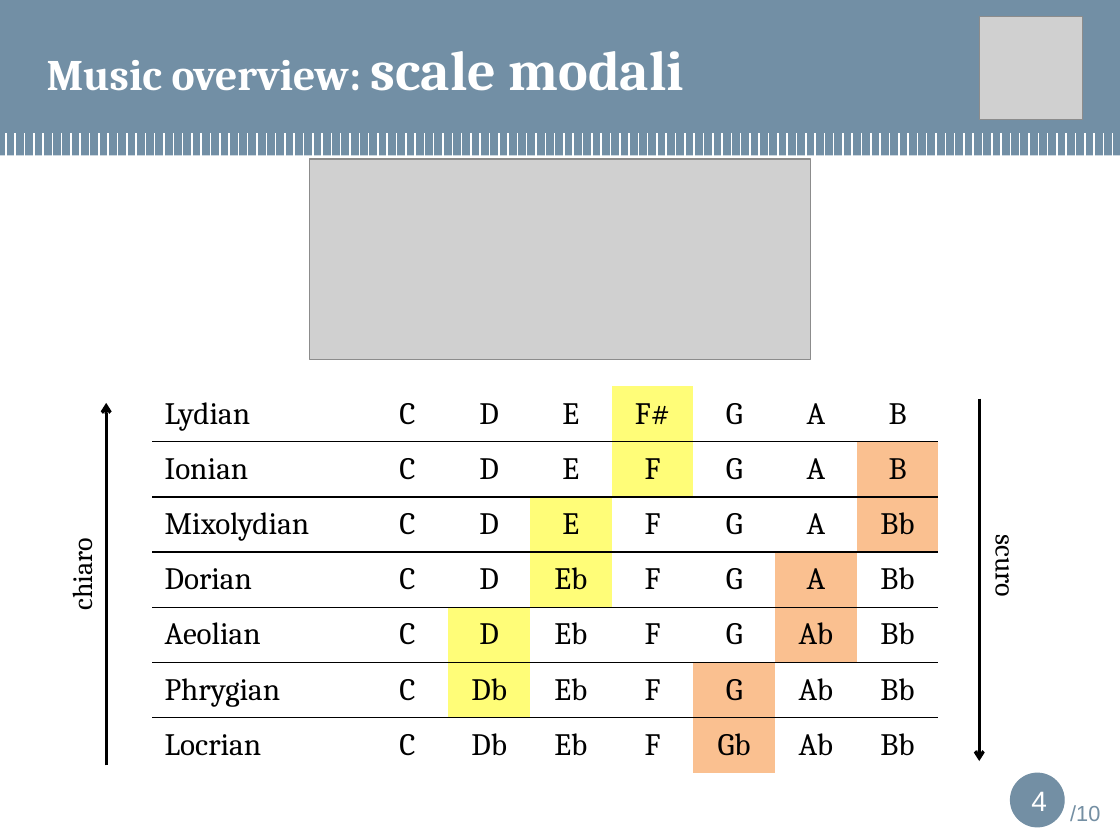
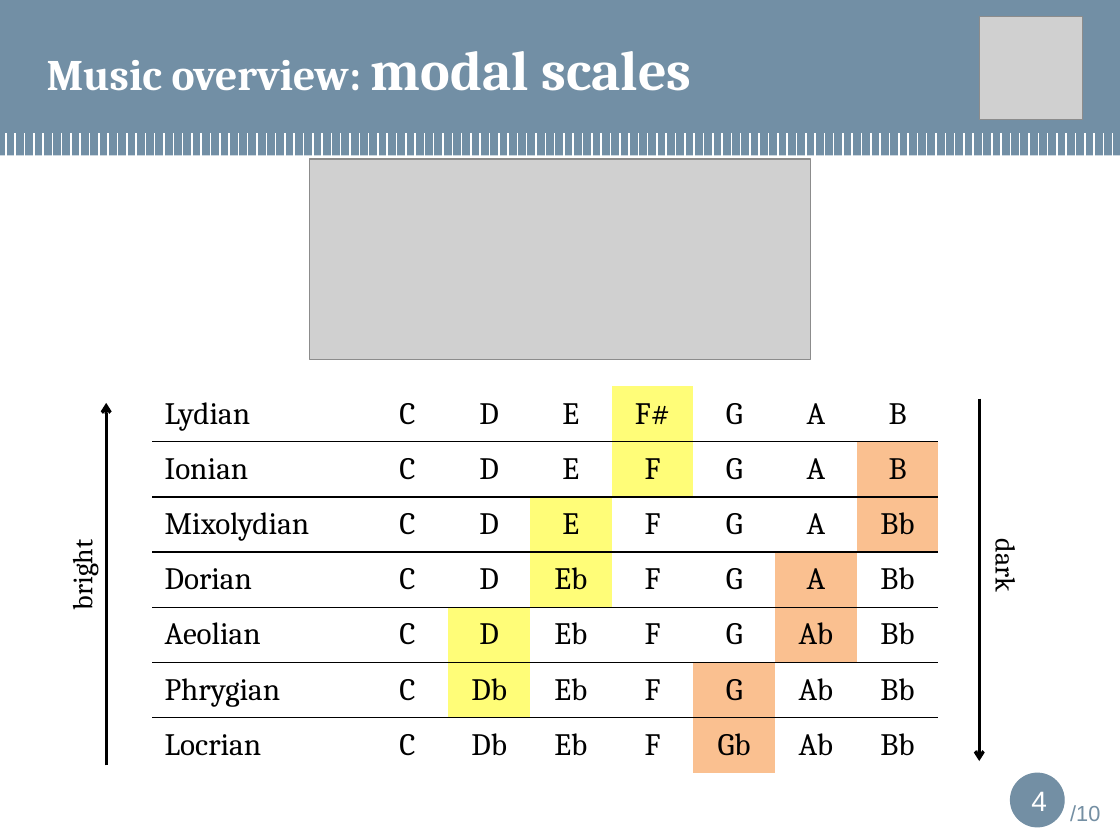
Before and after one commit to maeprojects/jumpapp, a slide deck: slide 4 of bozza presentation.pptx. Drawn at 1120x840 pixels with LibreOffice and Linux fonts; fonts in the diff are those of the drawing; grey boxes stand for pictures; background and template pictures are left out. Boxes give left, top, right and bottom in pixels: in the first picture for what was removed or moved away, otherwise in the second. Text is boxed around its words. In the diff, an @@ line names an element or a change of style, - is before the commit and + after.

```diff
--- a/bozza presentation.pptx
+++ b/bozza presentation.pptx
@@ title at [47,51,691,91]: text changed @@
-Music overview: scale modali
+Music overview: modal scales
@@ text at [63,547,99,609]: text changed @@
-chiaro
+bright
@@ text at [989,544,1025,591]: text changed @@
-scuro
+dark
```
Also in this commit, not shown: 9 other slides changed.
